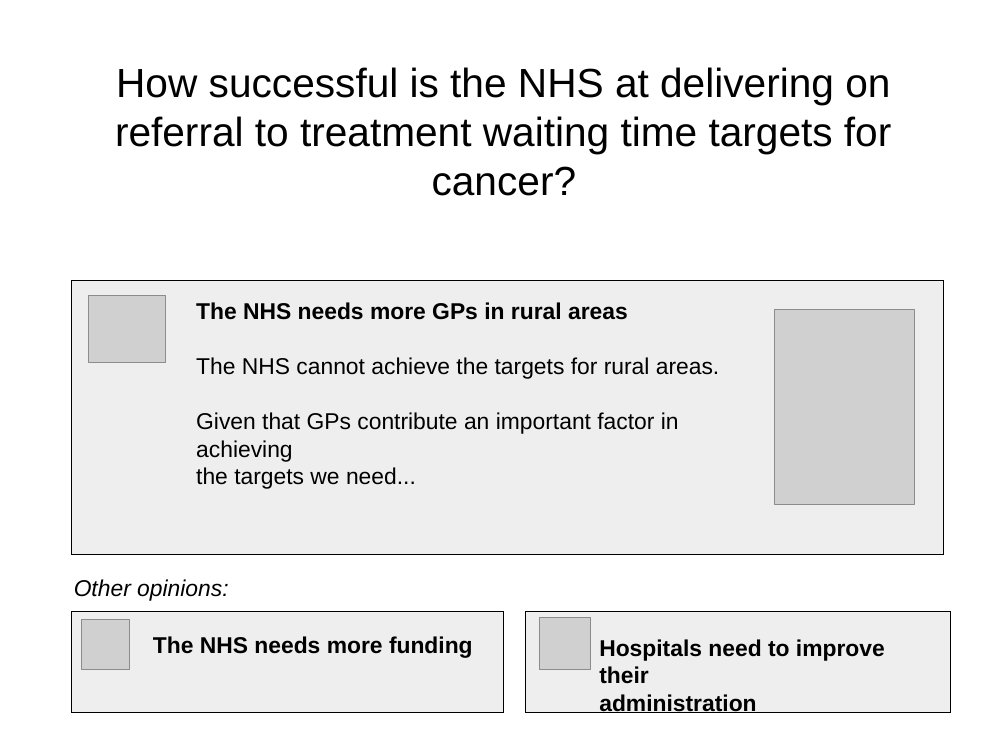
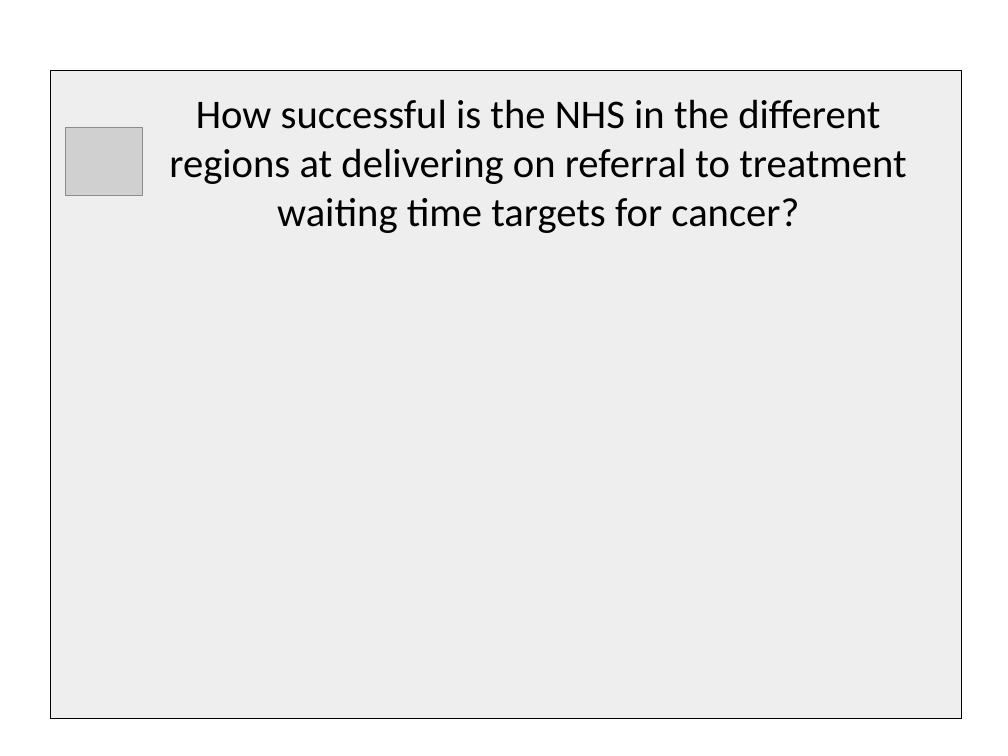
Before and after one commit to PabloLeon/model-driven-journalism, a slide deck: slide 1 of documents/storyboard.pptx (slide 2 before the commit). Drawn at 1008x756 pixels with LibreOffice and Linux fonts; fonts in the diff are those of the drawing; grey boxes stand for pictures. Boxes give left, top, right and bottom in pixels: in the first picture for what was removed or moved away, otherwise in the second. Text is boxed around its words. In the diff, an @@ line names an element or a change of style, - is before the commit and + after.

```diff
--- a/documents/storyboard.pptx
+++ b/documents/storyboard.pptx
@@ freeform shape: place and size @@
-freeform shape at [72, 281, 944, 554]
+freeform shape at [50, 71, 961, 720]
@@ text at [169, 99, 906, 233]: text changed; font Arial to Calibri @@
-How successful is the NHS at delivering on referral to treatment waiting time targets for cancer?
+How successful is the NHS in the different regions at delivering on referral to treatment waiting time targets for cancer?
@@ picture: place and size @@
-picture at [89, 295, 166, 363]
+picture at [66, 128, 143, 196]
@@ text removed at [196, 302, 719, 489] @@
-The NHS needs more GPs in rural areas
-The NHS cannot achieve the targets for rural areas.
-Given that GPs contribute an important factor in achieving
-the targets we need...
@@ picture removed at [775, 310, 915, 505] @@
@@ text removed at [74, 579, 228, 601] @@
-Other opinions:
@@ freeform shape removed at [72, 612, 504, 713] @@
@@ picture removed at [81, 619, 129, 670] @@
@@ freeform shape removed at [526, 612, 951, 713] @@
@@ picture removed at [541, 617, 591, 670] @@
@@ text removed at [153, 636, 473, 658] @@
-The NHS needs more funding
@@ text removed at [599, 639, 885, 713] @@
-Hospitals need to improve their
-administration
```
Also in this commit, not shown: 7 other slides changed, 9 slides added, 1 slide removed, 1 other file.
